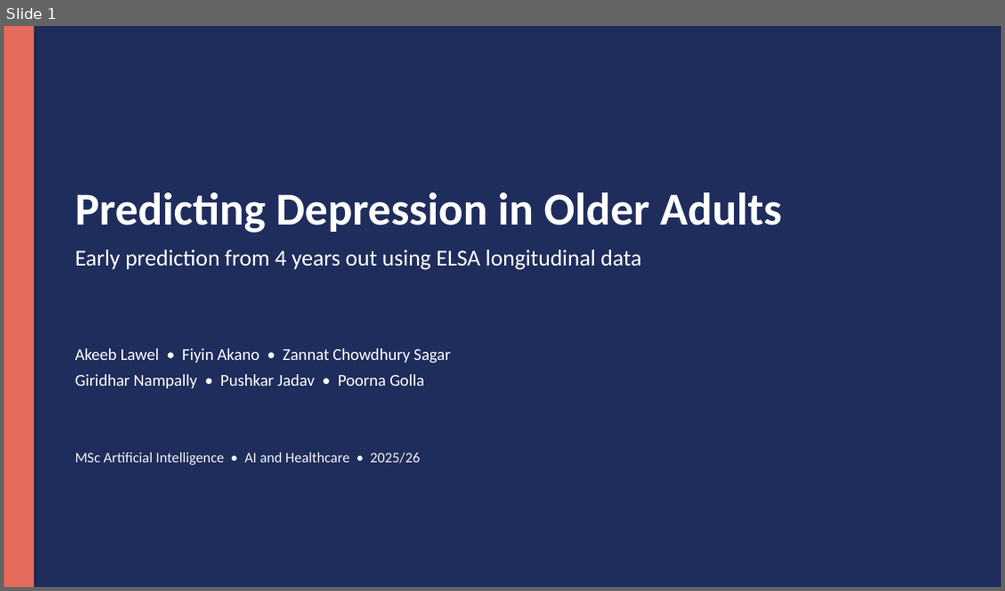
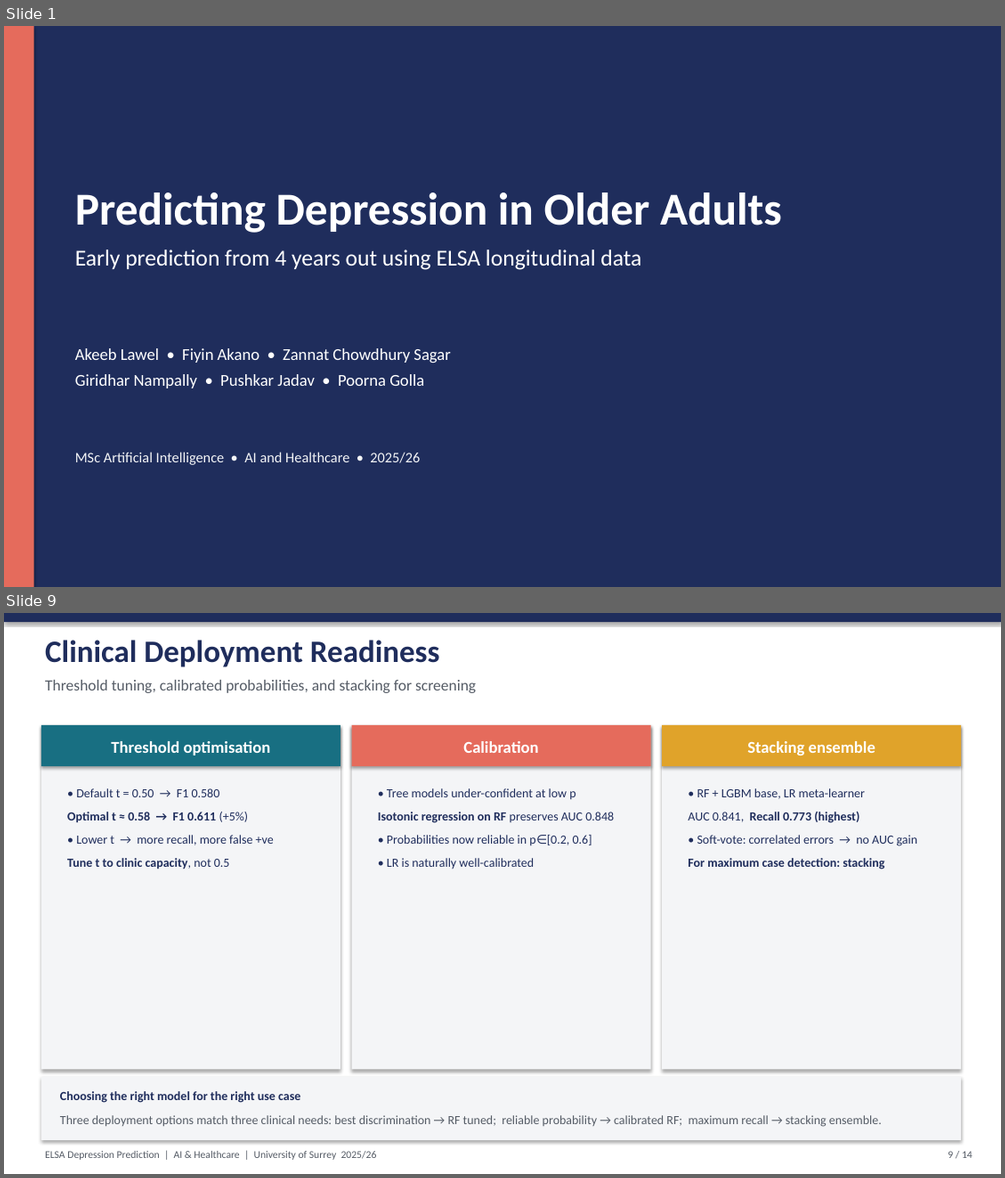
Before and after one commit to CHOC4HOL1C/elsa-depression-prediction, a slide deck: presentation/ELSA_Depression_Prediction.pptx. Shown one above the other, each under a label of ours: slide 1 before the commit, slides 1 and 9 after it; the slides between them are not shown. The pictures are 1005x591 and 1005x1178 pixels, drawn with LibreOffice and Linux fonts; fonts in the diff are those of the drawing. Boxes give left, top, right and bottom in pixels: in the first picture for what was removed or moved away, otherwise in the second. Text is boxed around its words. In the diff, an @@ line names an element or a change of style, - is before the commit and + after.

```diff
--- a/presentation/ELSA_Depression_Prediction.pptx
+++ b/presentation/ELSA_Depression_Prediction.pptx
@@ slide 9 added at box(4, 613, 1001, 1174), background #FFFFFF @@
@@ rectangle added at box(4, 613, 1001, 622), fill #1F2D5C @@
@@ text added at box(45, 640, 440, 667), 30 pt, text #1F2D5C, bold @@
+Clinical Deployment Readiness
@@ text added at box(45, 680, 476, 693), 15 pt, text #555C66 @@
+Threshold tuning, calibrated probabilities, and stacking for screening
@@ rectangle added at box(41, 725, 340, 1070), fill #F4F5F7 @@
@@ rectangle added at box(41, 725, 340, 766), fill #186F82 @@
@@ text added at box(111, 741, 271, 755), 16 pt, text #FFFFFF, bold @@
+Threshold optimisation
@@ rectangle added at box(352, 725, 651, 1070), fill #F4F5F7 @@
@@ rectangle added at box(352, 725, 651, 766), fill #E56B5C @@
@@ text added at box(463, 741, 538, 753), 16 pt, text #FFFFFF, bold @@
+Calibration
@@ rectangle added at box(662, 725, 961, 1070), fill #F4F5F7 @@
@@ rectangle added at box(662, 725, 961, 766), fill #E0A32A @@
@@ text added at box(747, 741, 875, 755), 16 pt, text #FFFFFF, bold @@
+Stacking ensemble
@@ text added at box(67, 788, 274, 868), 12 pt, text #1F2D5C @@
+• Default t = 0.50 → F1 0.580
+Optimal t ≈ 0.58 → F1 0.611 (+5%)
+• Lower t → more recall, more false +ve
+Tune t to clinic capacity, not 0.5
@@ text added at box(378, 788, 614, 868), 12 pt, text #1F2D5C @@
+• Tree models under-confident at low p
+Isotonic regression on RF preserves AUC 0.848
+• Probabilities now reliable in p∈[0.2, 0.6]
+• LR is naturally well-calibrated
@@ text added at box(688, 788, 918, 869), 12 pt, text #1F2D5C @@
+• RF + LGBM base, LR meta-learner
+AUC 0.841, Recall 0.773 (highest)
+• Soft-vote: correlated errors → no AUC gain
+For maximum case detection: stacking
@@ rectangle added at box(41, 1077, 961, 1140), fill #F4F5F7 @@
@@ text added at box(60, 1091, 300, 1103), 12 pt, text #1F2D5C, bold @@
+Choosing the right model for the right use case
@@ text added at box(60, 1115, 882, 1127), 12 pt, text #555C66 @@
+Three deployment options match three clinical needs: best discrimination → RF tuned; reliable probability → calibrated RF; maximum recall → stacking ensemble.
@@ text added at box(45, 1151, 377, 1159), 10 pt, text #555C66 @@
+ELSA Depression Prediction | AI & Healthcare | University of Surrey 2025/26
@@ text added at box(947, 1151, 972, 1158), 10 pt, text #555C66 @@
+9 / 14
```
Also in this commit, not shown: 11 slides changed, 1 other slide added, 10 other files.
